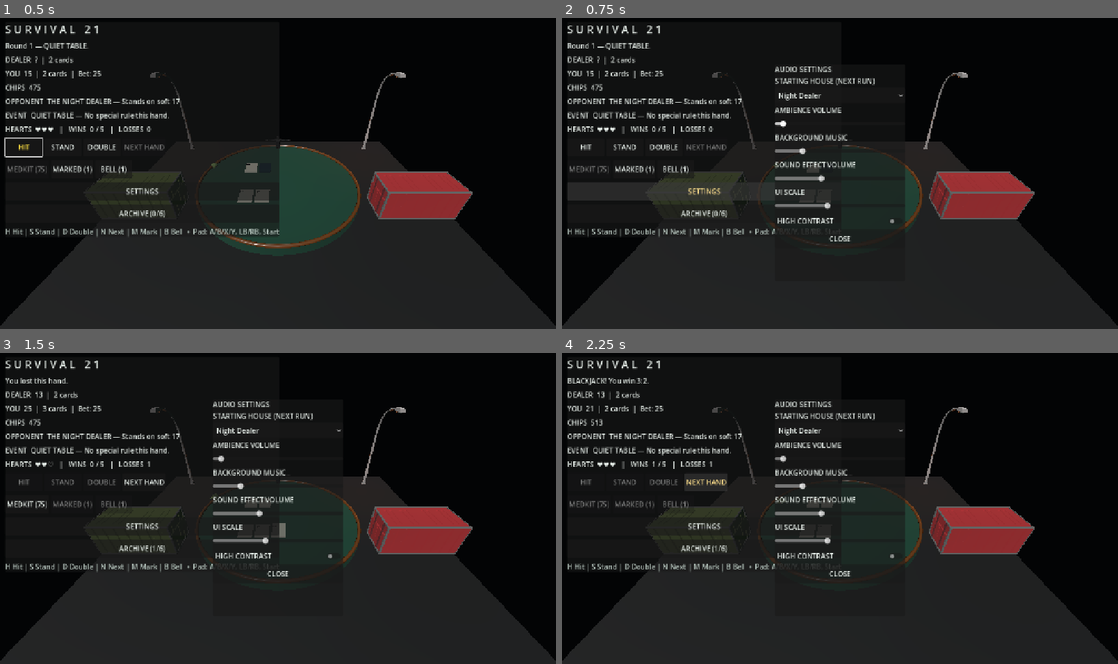
Above: before the commit, frames 1-4 (two rows, left to right).
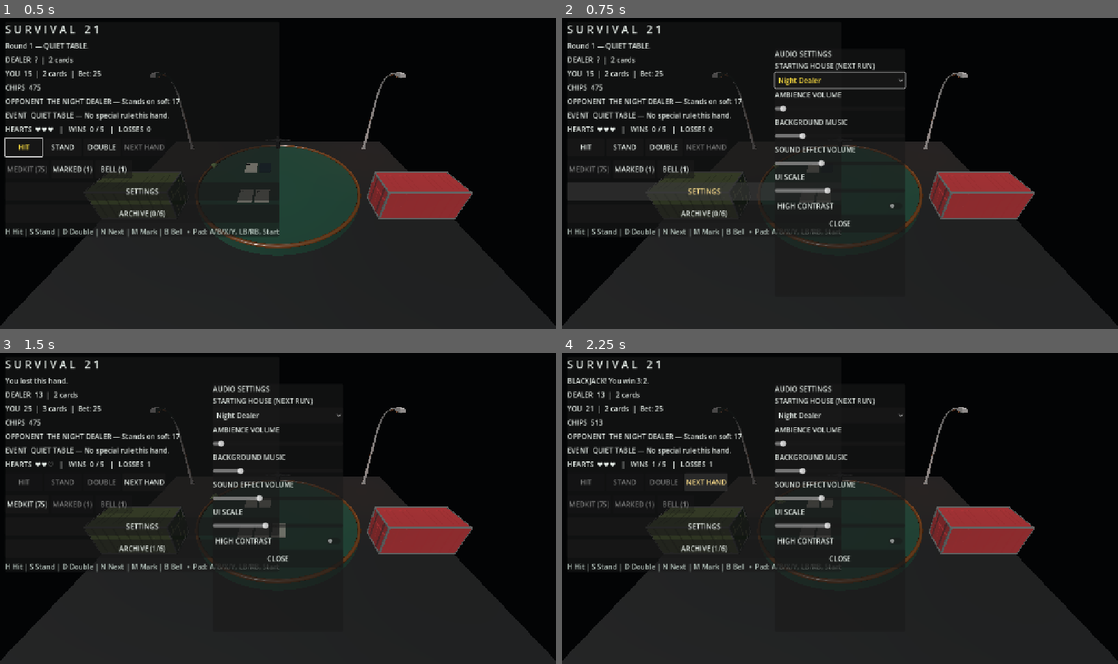
Above: after the commit, the same moments.

Repository: kage049754/Cgame
Game: Godot game, scene res://scenes/main.tscn
Same seed, same stepped clock (60 frames per second), same inputs: the game is played once before the commit and once after it.
Inputs:
- Up to frame 1 (0.5 s): no input
- Up to frame 2 (0.75 s): click "SETTINGS" at 0.5 s
- Up to frame 3 (1.5 s): click "HIT" at 1.25 s
- Up to frame 4 (2.25 s): click "NEXT HAND" at 2 s

Frame 1 is identical in both runs. In frame 2, 2.8% of the frame differs, in the area x 38-62%, y 10-74%; in frame 3, 2.6%; in frame 4, 2.6%.

Commit message:
Prevent settings load from overwriting saved opponent selection

Diff:
--- a/scripts/main.gd
+++ b/scripts/main.gd
@@ -51,6 +51,7 @@
 var starting_opponent_selector: OptionButton
 var starting_opponent_label: Label
 var selected_starting_tier := 0
+var settings_loading := false
 var run_starting_tier := 0
 var ui_layer: CanvasLayer
 var ui_scale_factor := 1.0
@@ -124,11 +125,12 @@
 func _toggle_settings() -> void:
 	settings_panel.visible = not settings_panel.visible
 	if settings_panel.visible:
-		ambience_slider.grab_focus()
+		starting_opponent_selector.grab_focus()
 	else:
 		settings_button.grab_focus()
 
 func _load_settings() -> void:
+	settings_loading = true
 	var settings := SettingsStore.load_settings()
 	ambience_slider.value = float(settings.get("ambience_percent", 4.0))
 	music_slider.value = float(settings.get("music_percent", 20.0))
@@ -143,8 +145,11 @@
 	_on_effects_volume_changed(effects_slider.value)
 	_apply_ui_scale(ui_scale_slider.value)
 	_apply_high_contrast(high_contrast_toggle.button_pressed)
+	settings_loading = false
 
 func _save_settings() -> void:
+	if settings_loading:
+		return
 	SettingsStore.save_settings({
 		"ambience_percent": ambience_slider.value,
 		"music_percent": music_slider.value,
@@ -481,8 +486,8 @@
 	settings_panel.set_anchors_preset(Control.PRESET_CENTER)
 	settings_panel.offset_left = -150
 	settings_panel.offset_right = 150
-	settings_panel.offset_top = -250
-	settings_panel.offset_bottom = 250
+	settings_panel.offset_top = -285
+	settings_panel.offset_bottom = 285
 	settings_panel.visible = false
 	ui_layer.add_child(settings_panel)
 	var settings_column := VBoxContainer.new()
--- a/tests/accessibility_test.gd
+++ b/tests/accessibility_test.gd
@@ -38,7 +38,7 @@
 	_expect(double_button.get_node_or_null(double_button.focus_next) == next_hand, "Keyboard focus should move from Double to Next Hand")
 	scene.call("_toggle_settings")
 	_expect((scene.get("settings_panel") as PanelContainer).visible, "Settings should open when toggled")
-	_expect(scene.get_viewport().gui_get_focus_owner() == ambience, "Opening settings should move focus to the first settings control")
+	_expect(scene.get_viewport().gui_get_focus_owner() == starting_selector, "Opening settings should move focus to the starting opponent selector")
 	scene.call("_toggle_settings")
 	_expect(not (scene.get("settings_panel") as PanelContainer).visible, "Settings should close when toggled")
 	_expect(scene.get_viewport().gui_get_focus_owner() == (scene.get("settings_button") as Button), "Closing settings should return focus to the Settings button")
